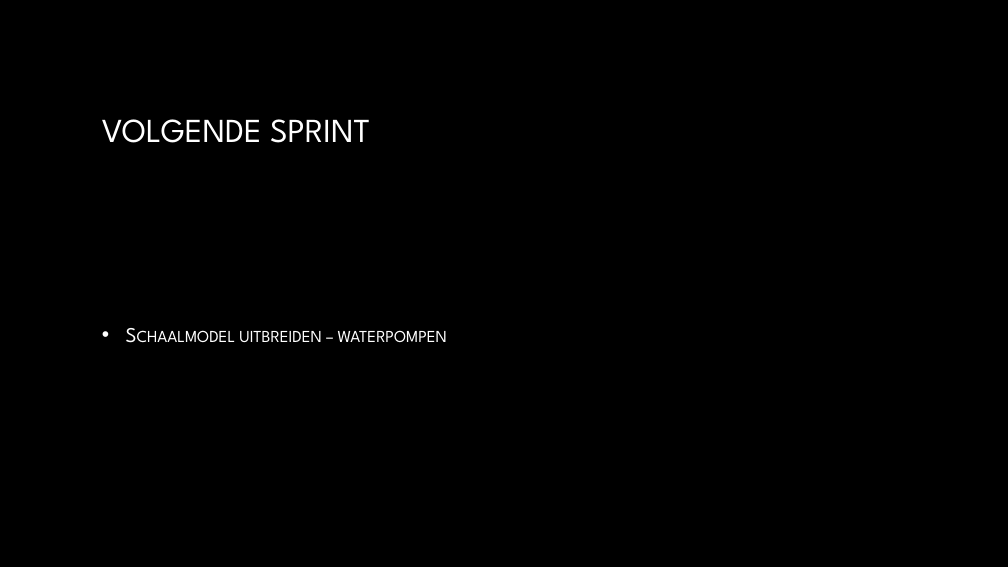
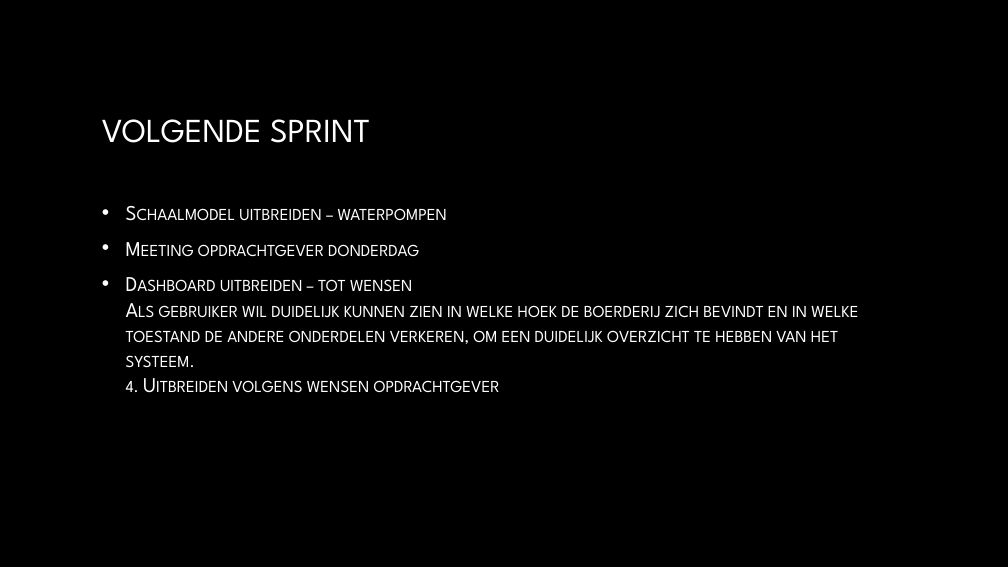
Before and after one commit to Matthijs-Hart/Project-5-6---Floating-Farm, a slide deck: slide 10 of Presentaties/Sprint 2.pptx (slide 11 before the commit). Drawn at 1008x567 pixels with LibreOffice and Linux fonts; fonts in the diff are those of the drawing; background and template pictures are left out. Boxes give left, top, right and bottom in pixels: in the first picture for what was removed or moved away, otherwise in the second. Text is boxed around its words. In the diff, an @@ line names an element or a change of style, - is before the commit and + after.

Commit message:
Aanpassing presentatie sprint review 2

```diff
--- a/Presentaties/Sprint 2.pptx
+++ b/Presentaties/Sprint 2.pptx
@@ text at (126,244,858,393): paragraphs added @@
+• Meeting opdrachtgever donderdag
+• Dashboard uitbreiden – tot wensen
+  Als gebruiker wil duidelijk kunnen zien in welke hoek de boerderij zich bevindt en in welke toestand de andere onderdelen verkeren, om een duidelijk overzicht te hebben van het systeem.
+  4. Uitbreiden volgens wensen opdrachtgever
```
Also in this commit, not shown: 4 other slides changed.
